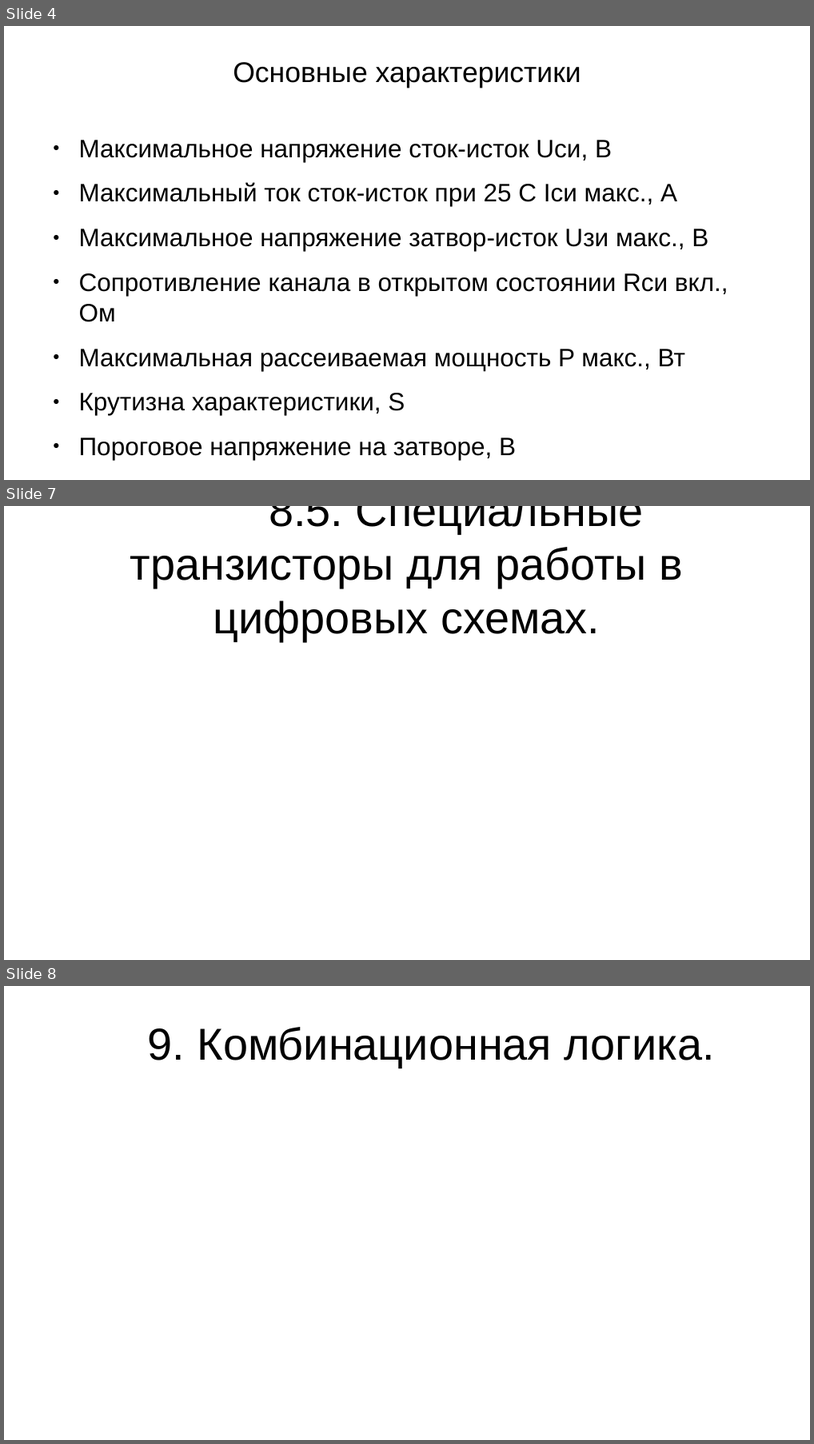
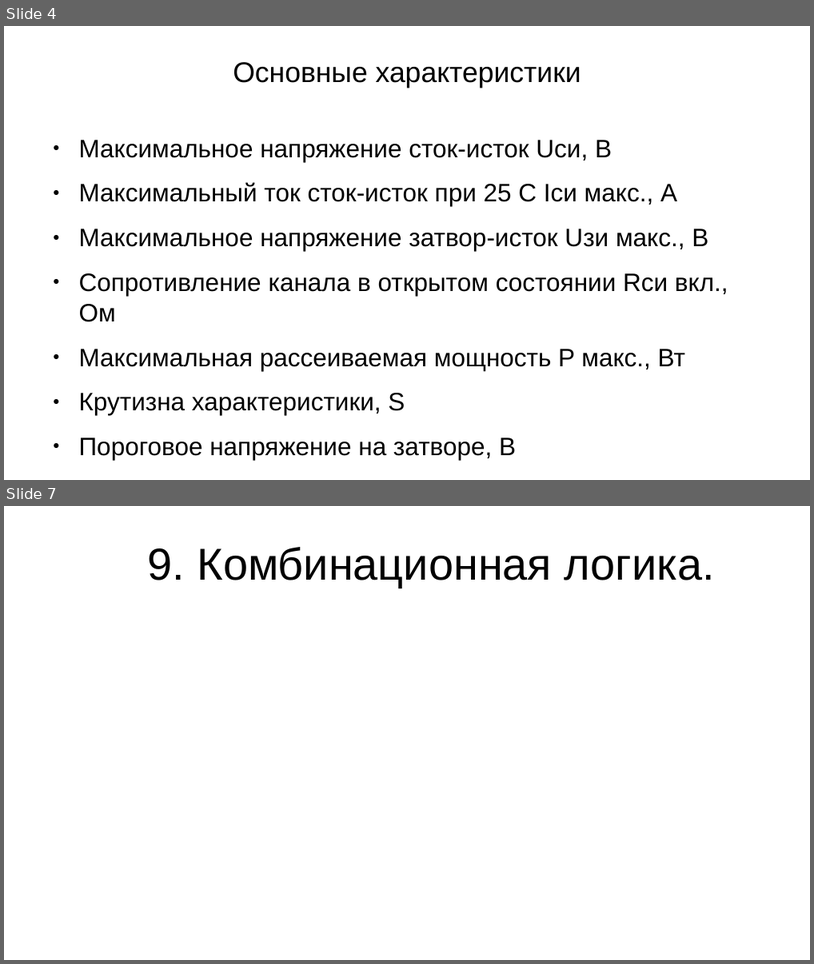
Before and after one commit to steelcraft/stud-lab, a slide deck: Лекции/СBDS01#L5.odp. Shown one above the other, each under a label of ours: slides 4, 7 and 8 before the commit, slides 4 and 7 after it; the slides between them are not shown. The pictures are 814x1444 and 814x964 pixels, drawn with LibreOffice and Linux fonts; fonts in the diff are those of the drawing. Boxes give left, top, right and bottom in pixels: in the first picture for what was removed or moved away, otherwise in the second. Text is boxed around its words. In the diff, an @@ line names an element or a change of style, - is before the commit and + after.

Commit message:
Завершен раздел "Полевой транзистор"

```diff
--- a/Лекции/СBDS01#L5.odp
+++ b/Лекции/СBDS01#L5.odp
@@ slide 7 removed at (x1=4, y1=506, x2=810, y2=960), background #FFFFFF @@
@@ title removed at (x1=130, y1=506, x2=684, y2=641) @@
-8.5. Специальные транзисторы для работы в цифровых схемах.
@@ what was slide 8 is now slide 7 @@
```
Also in this commit, not shown: 1 slide changed, 1 slide added, 1 other slide removed.
